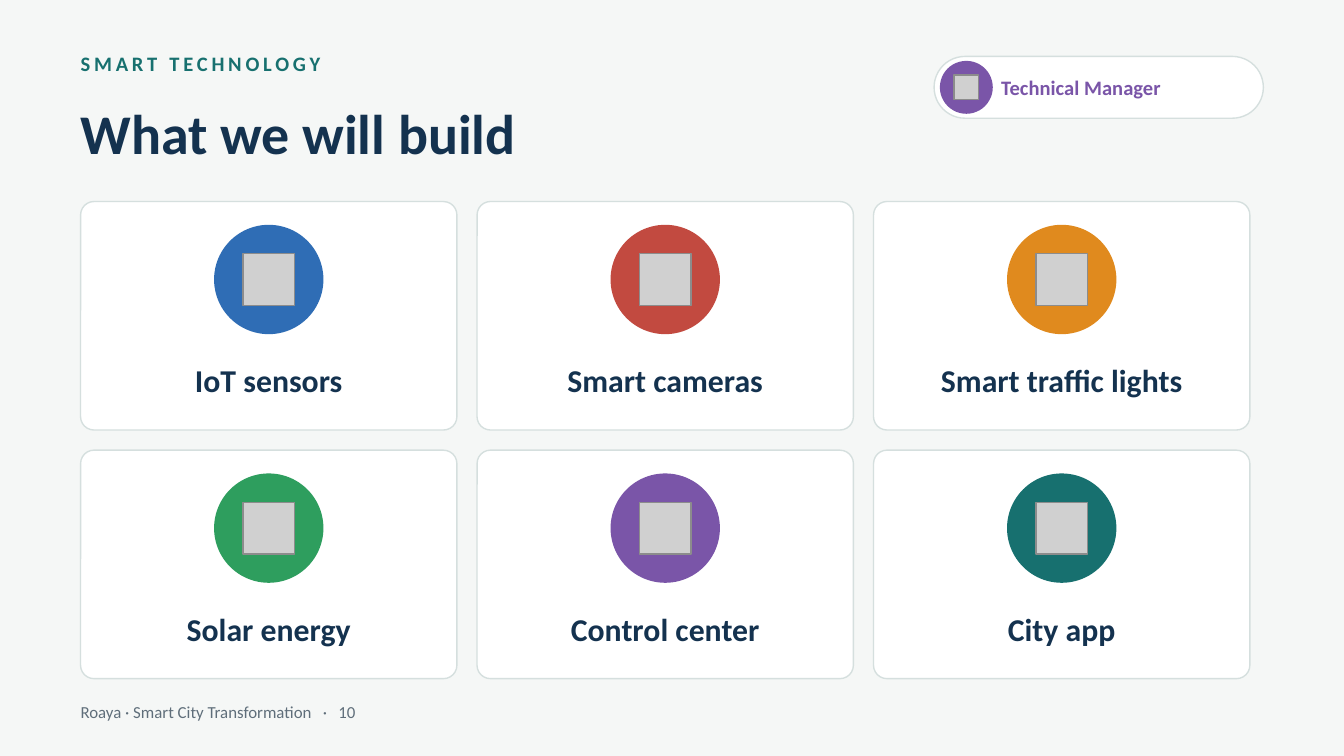
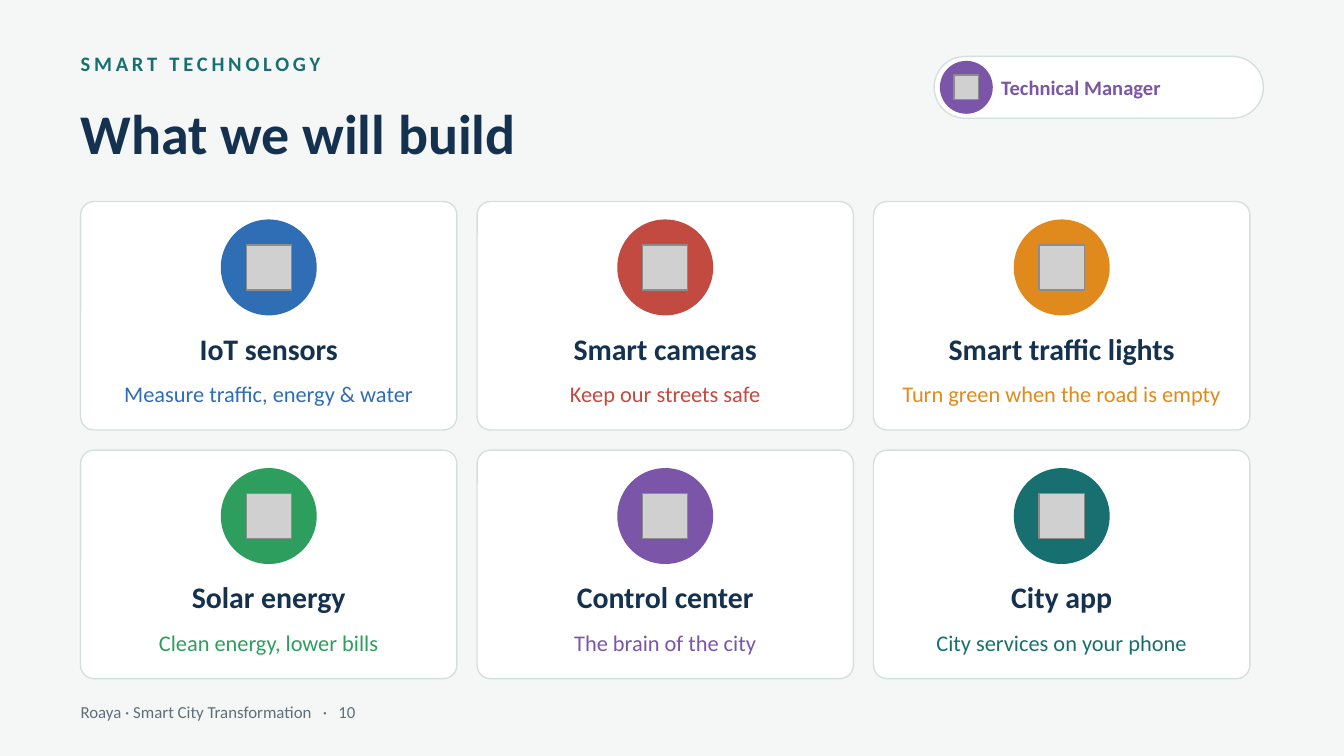
Before and after one commit to RahmaOshba/RahmaOshba, a slide deck: slide 10 of Roaya_Final/Roaya_Final_Presentation.pptx. Drawn at 1344x756 pixels with LibreOffice and Linux fonts; fonts in the diff are those of the drawing; grey boxes stand for pictures. Boxes give left, top, right and bottom in pixels: in the first picture for what was removed or moved away, otherwise in the second. Text is boxed around its words. In the diff, an @@ line names an element or a change of style, - is before the commit and + after.

```diff
--- a/Roaya_Final/Roaya_Final_Presentation.pptx
+++ b/Roaya_Final/Roaya_Final_Presentation.pptx
@@ ellipse: place and size @@
-ellipse at box(215, 226, 323, 333)
+ellipse at box(222, 220, 316, 314)
@@ ellipse: place and size @@
-ellipse at box(612, 226, 719, 333)
+ellipse at box(618, 220, 712, 314)
@@ ellipse: place and size @@
-ellipse at box(1008, 226, 1116, 333)
+ellipse at box(1015, 220, 1109, 314)
@@ picture: place and size @@
-picture at box(243, 254, 294, 305)
+picture at box(246, 245, 292, 290)
@@ picture: place and size @@
-picture at box(640, 254, 691, 305)
+picture at box(642, 245, 688, 290)
@@ picture: place and size @@
-picture at box(1036, 254, 1087, 305)
+picture at box(1039, 245, 1085, 290)
@@ text "IoT sensors": place and size @@
-text "IoT sensors" at box(195, 371, 342, 393)
+text "IoT sensors" at box(200, 340, 338, 361)
@@ text "Smart cameras": place and size @@
-text "Smart cameras" at box(567, 371, 763, 393)
+text "Smart cameras" at box(574, 340, 757, 361)
@@ text "Smart traffic lights": place and size @@
-text "Smart traffic lights" at box(941, 369, 1182, 398)
+text "Smart traffic lights" at box(949, 339, 1175, 365)
@@ text added at box(124, 386, 412, 406), 12 pt, text #2F6DB5 @@
+Measure traffic, energy & water
@@ text added at box(570, 386, 760, 406), 12 pt, text #C24A40 @@
+Keep our streets safe
@@ text added at box(902, 386, 1220, 406), 12 pt, text #E08A1E @@
+Turn green when the road is empty
@@ ellipse: place and size @@
-ellipse at box(215, 474, 323, 582)
+ellipse at box(222, 469, 316, 563)
@@ ellipse: place and size @@
-ellipse at box(612, 474, 719, 582)
+ellipse at box(618, 469, 712, 563)
@@ ellipse: place and size @@
-ellipse at box(1008, 474, 1116, 582)
+ellipse at box(1015, 469, 1109, 563)
@@ picture: place and size @@
-picture at box(243, 503, 294, 554)
+picture at box(246, 493, 292, 539)
@@ picture: place and size @@
-picture at box(640, 503, 691, 554)
+picture at box(642, 493, 688, 539)
@@ picture: place and size @@
-picture at box(1036, 503, 1087, 554)
+picture at box(1039, 493, 1085, 539)
@@ text "Solar energy": place and size @@
-text "Solar energy" at box(187, 618, 351, 647)
+text "Solar energy" at box(192, 587, 345, 613)
@@ text "Control center": place and size @@
-text "Control center" at box(571, 618, 759, 642)
+text "Control center" at box(577, 587, 754, 609)
@@ size 17 to 16 pt in 6 elements at box(200, 340, 338, 361), box(949, 339, 1175, 365), box(574, 340, 757, 361), box(192, 587, 345, 613), box(577, 587, 754, 609), box(1011, 587, 1112, 613) @@
@@ text "City app": place and size @@
-text "City app" at box(1008, 618, 1116, 646)
+text "City app" at box(1011, 587, 1112, 613)
@@ text added at box(159, 635, 378, 655), 12 pt, text #2E9E5E @@
+Clean energy, lower bills
@@ text added at box(574, 635, 756, 655), 12 pt, text #7A55A8 @@
+The brain of the city
@@ text added at box(936, 635, 1186, 655), 12 pt, text #17706F @@
+City services on your phone
```
Also in this commit, not shown: 1 other slide changed, 4 other files.
